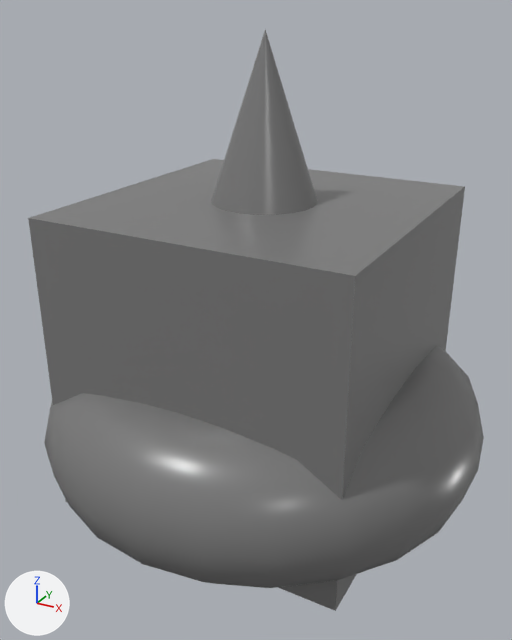
The COLLADA model LD32/Assets/Meshes/Attributes.dae as it was, and as the next commit left it.
Both versions are drawn from a camera (50 mm lens) standing at (1.028, -1.924, 1.55) and looking at (0.004, -0.062, 0.619). Every picture has the same lights, and +X, +Y and +Z are marked at lower left.

Objects in the first picture: 'Attribute0', 'Attribute2', 'Attribute3'.
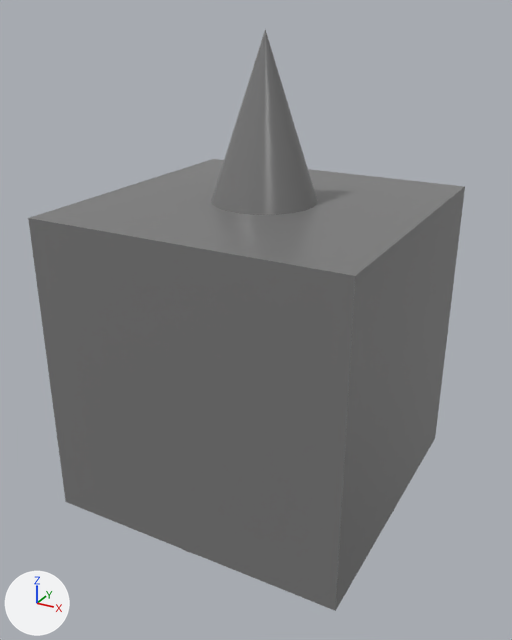
Pixel boxes [x1, y1, x2, y2] of what changed, in the pictures (512 x 640 px):
'Attribute3', deleted
    before: [44, 345, 484, 588]

Patch to the scene script:
```diff
--- a/LD32/Assets/Meshes/Attributes.dae.py
+++ b/LD32/Assets/Meshes/Attributes.dae.py
@@ ob_attribute3 @@
-ob_attribute3 = bpy.data.objects.new('Attribute3', me_attribute3)
-ob_attribute3.location = (0.0, 0.0, 0.0)
```
